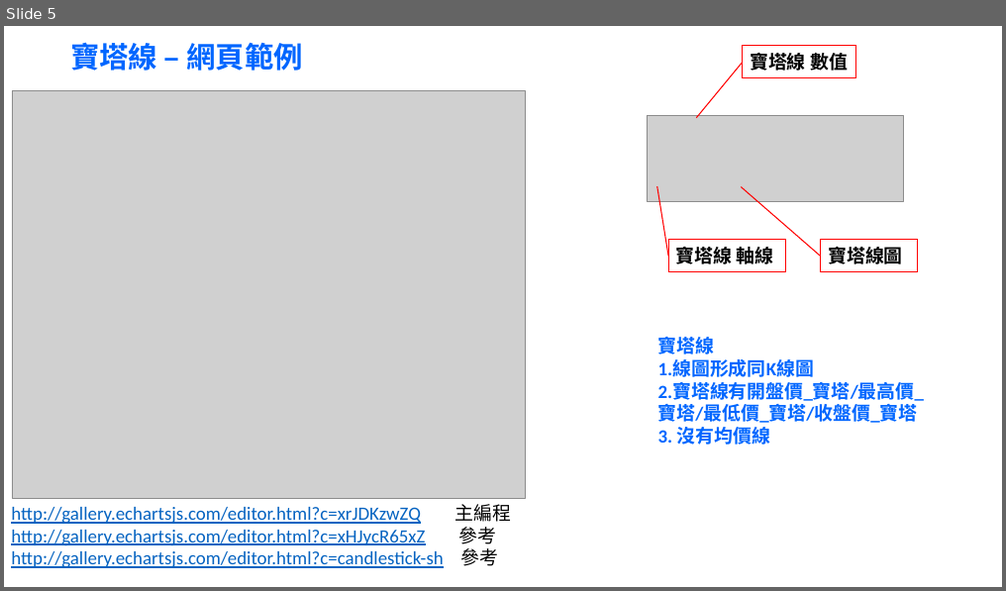
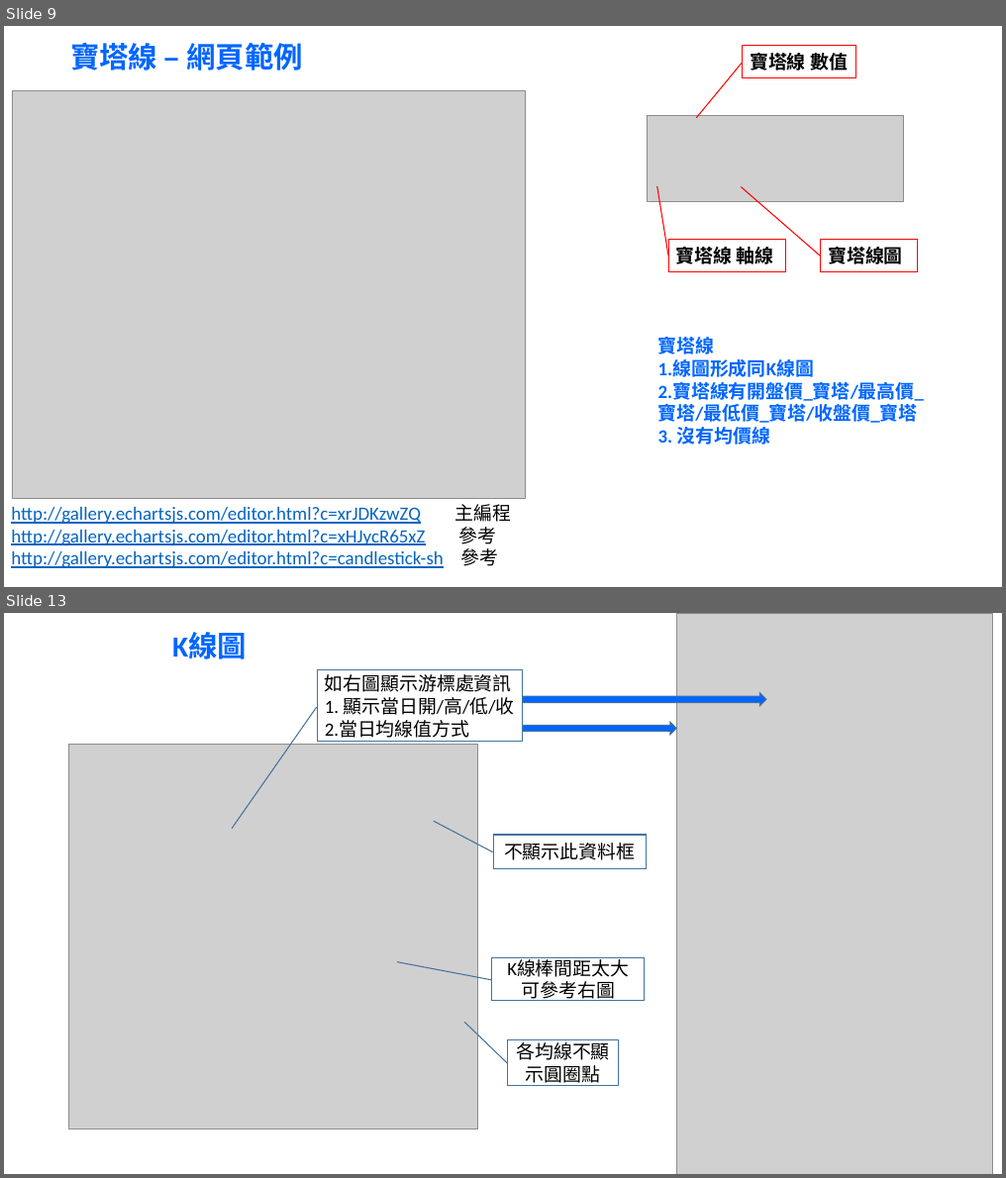
Before and after one commit to zhaoxunyong/stock-webapp.bak, a slide deck: docs/曲線圖形範例---網站範例.pptx. Shown one above the other, each under a label of ours: slide 5 before the commit, slides 9 and 13 after it; the slides between them are not shown. The pictures are 1006x591 and 1006x1178 pixels, drawn with LibreOffice and Linux fonts; fonts in the diff are those of the drawing; grey boxes stand for pictures. Boxes give left, top, right and bottom in pixels: in the first picture for what was removed or moved away, otherwise in the second. Text is boxed around its words. In the diff, an @@ line names an element or a change of style, - is before the commit and + after.

```diff
--- a/docs/曲線圖形範例---網站範例.pptx
+++ b/docs/曲線圖形範例---網站範例.pptx
@@ slide 13 added at [4,613,1002,1174], background #FFFFFF @@
@@ text added at [172,632,247,663], 28 pt, text #0066FF, bold @@
+K線圖
@@ picture added at [676,613,992,1174] @@
@@ border callout added at [318,669,524,741], fill #FFFFFF, outline #43739E 1 pt, 18 pt, text #000000 @@
+如右圖顯示游標處資訊
+1. 顯示當日開/高/低/收
+2.當日均線值方式
@@ right arrow added at [523,693,766,706], fill #0066FF, outline #43739E 1 pt @@
@@ right arrow added at [523,722,676,735], fill #0066FF, outline #43739E 1 pt @@
@@ picture added at [69,745,478,1129] @@
@@ border callout added at [494,835,647,868], fill #FFFFFF, outline #43739E 1 pt, 18 pt, text #000000 @@
+不顯示此資料框
@@ border callout added at [492,958,645,1001], fill #FFFFFF, outline #43739E 1 pt, 18 pt, text #000000 @@
+K線棒間距太大
+可參考右圖
@@ border callout added at [508,1041,619,1085], fill #FFFFFF, outline #43739E 1 pt, 18 pt, text #000000 @@
+各均線不顯示圓圈點
@@ what was slide 5 is now slide 9 @@
```
Also in this commit, not shown: 9 other slides added, 1 slide removed, 3 other files.
